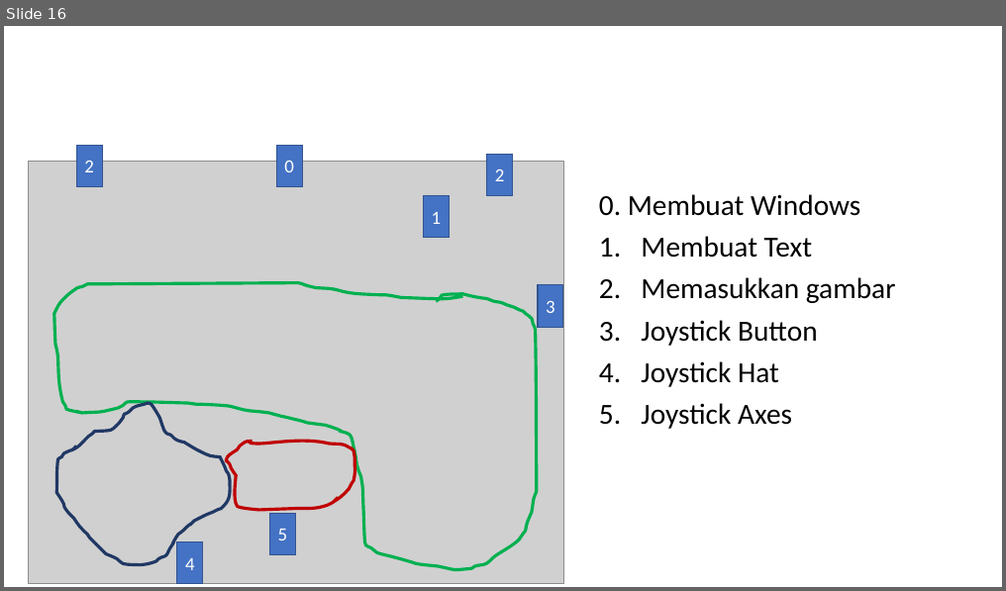
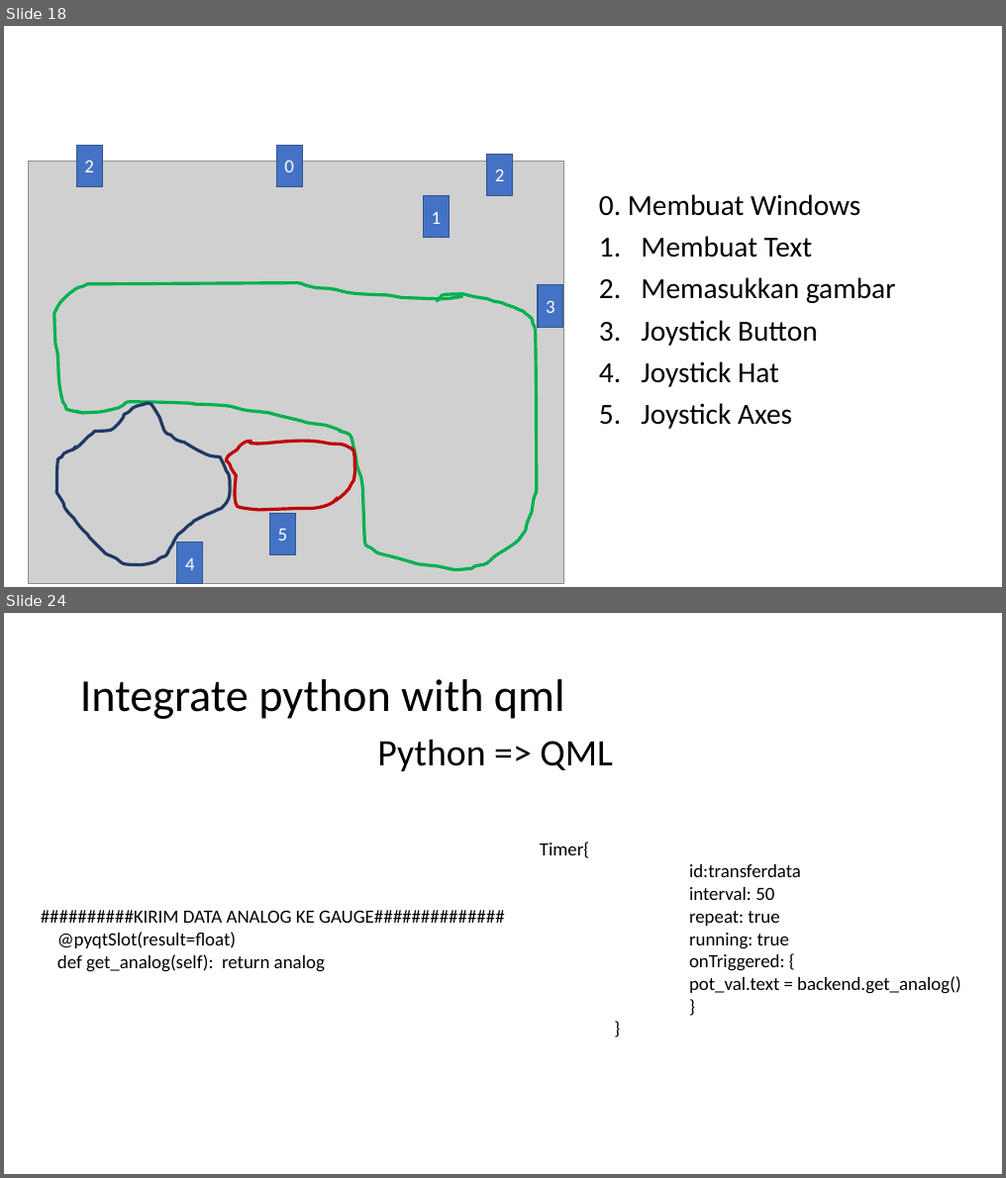
Before and after one commit to muhammadhusni777/Ardumeka-Pygame, a slide deck: Presentasi.pptx. Shown one above the other, each under a label of ours: slide 16 before the commit, slides 18 and 24 after it; the slides between them are not shown. The pictures are 1006x591 and 1006x1178 pixels, drawn with LibreOffice and Linux fonts; fonts in the diff are those of the drawing; grey boxes stand for pictures. Boxes give left, top, right and bottom in pixels: in the first picture for what was removed or moved away, otherwise in the second. Text is boxed around its words. In the diff, an @@ line names an element or a change of style, - is before the commit and + after.

```diff
--- a/Presentasi.pptx
+++ b/Presentasi.pptx
@@ slide 24 added at <box>4,613,1002,1174</box>, background #FFFFFF @@
@@ title added at <box>80,679,565,719</box>, 44 pt, text #000000 @@
+Integrate python with qml
@@ text added at <box>377,739,613,771</box>, 36 pt, text #000000 @@
+Python => QML
@@ text added at <box>540,842,961,994</box>, 18 pt, text #000000 @@
+Timer{
+id:transferdata
+interval: 50
+repeat: true
+running: true
+onTriggered: {
+pot_val.text = backend.get_analog()
+}
+}
@@ text added at <box>41,910,505,972</box>, 18 pt, text #000000 @@
+##########KIRIM DATA ANALOG KE GAUGE##############
+@pyqtSlot(result=float)
+def get_analog(self): return analog
@@ what was slide 16 is now slide 18 @@
```
Also in this commit, not shown: 7 slides changed, 12 other slides added, 1 slide removed, 6 other files.
